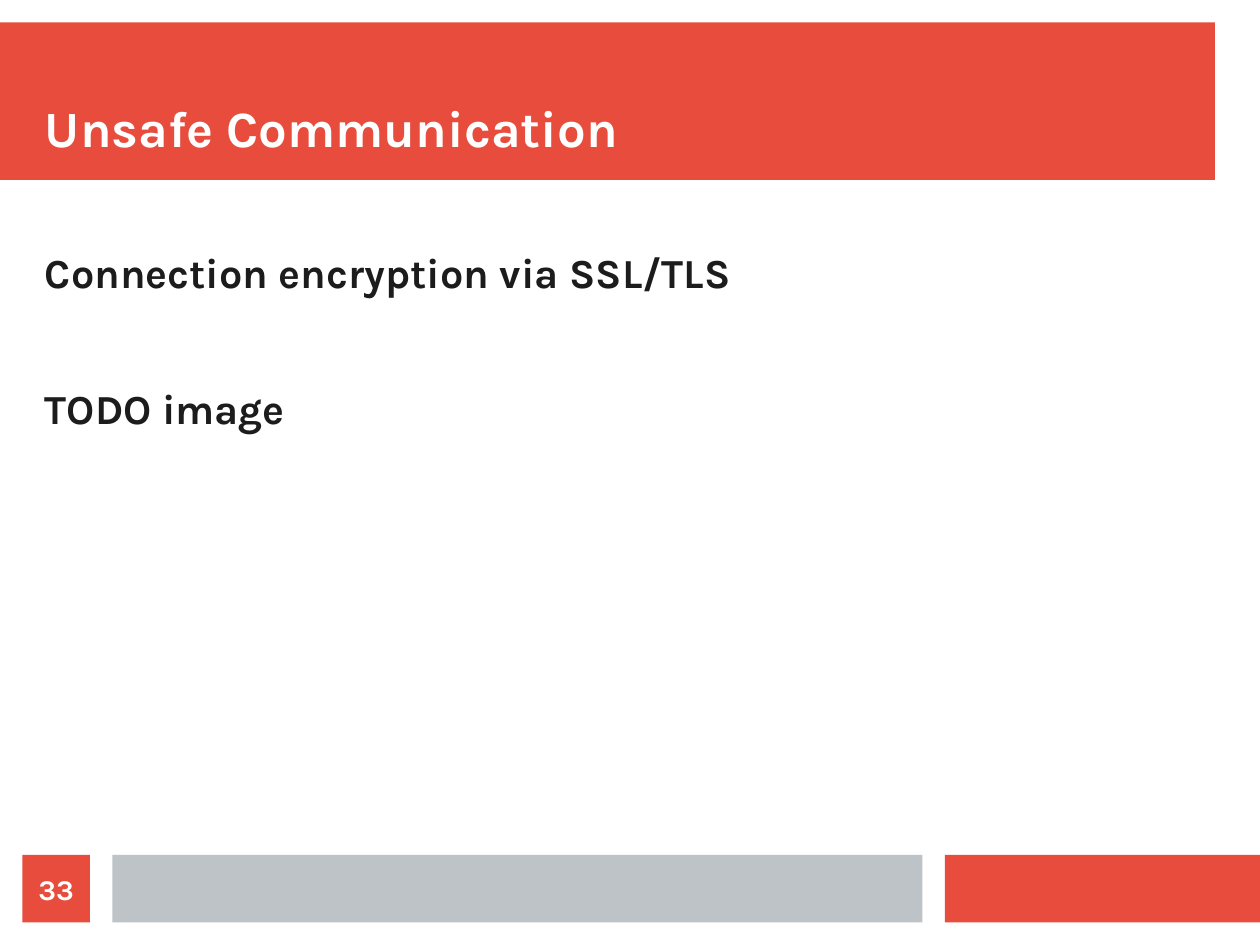
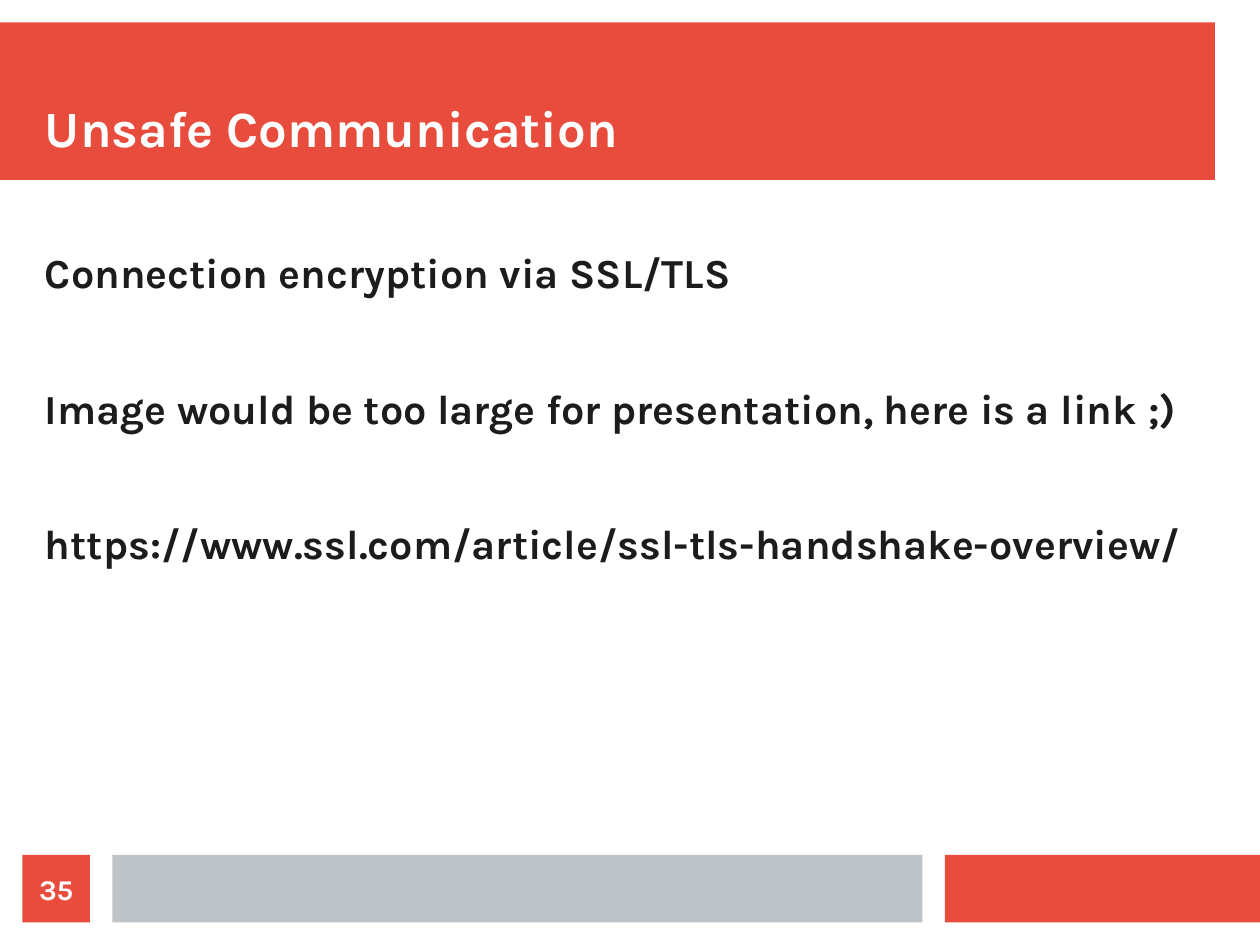
Before and after one commit to maxotta/pia-labs, a slide deck: slide 35 of lectures/security/security.odp (slide 33 before the commit). Drawn at 1260x945 pixels with LibreOffice and Linux fonts; fonts in the diff are those of the drawing. Boxes give left, top, right and bottom in pixels: in the first picture for what was removed or moved away, otherwise in the second. Text is boxed around its words. In the diff, an @@ line names an element or a change of style, - is before the commit and + after.

```diff
--- a/lectures/security/security.odp
+++ b/lectures/security/security.odp
@@ text at bbox=[45, 394, 1180, 569]: text changed @@
-TODO image
+Image would be too large for presentation, here is a link ;)
+https://www.ssl.com/article/ssl-tls-handshake-overview/
@@ page number at bbox=[39, 881, 73, 901]: text changed @@
-33
+35
```
Also in this commit, not shown: 14 other slides changed, 3 slides added, 3 slides removed, 8 other files.
